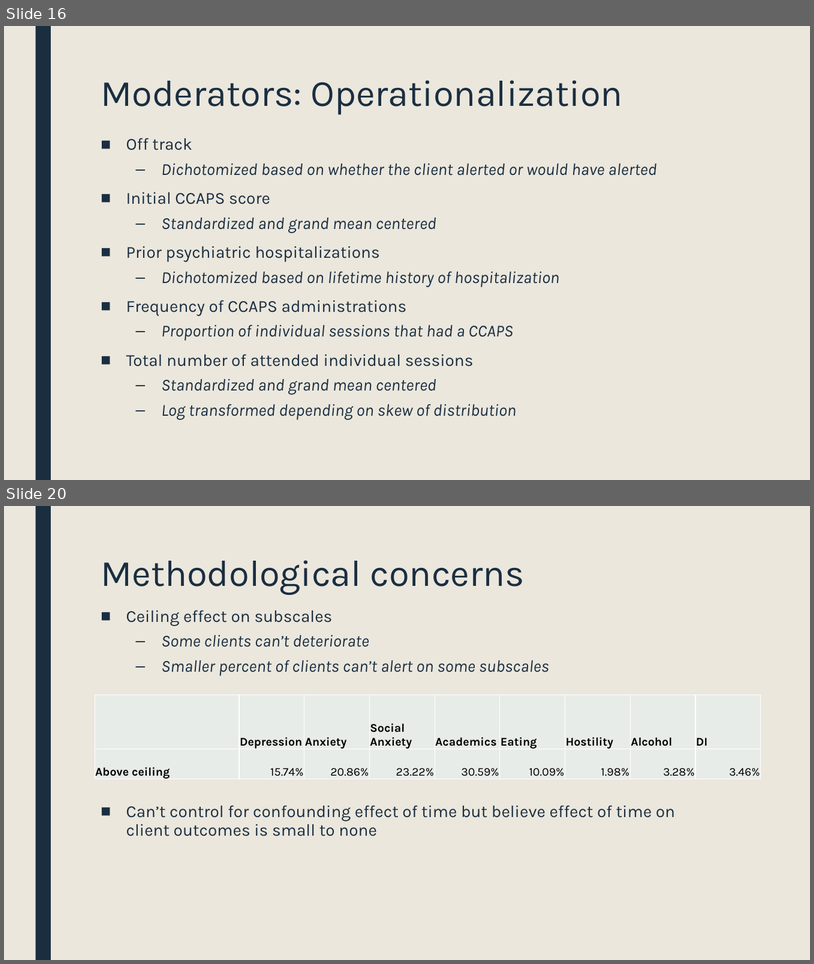
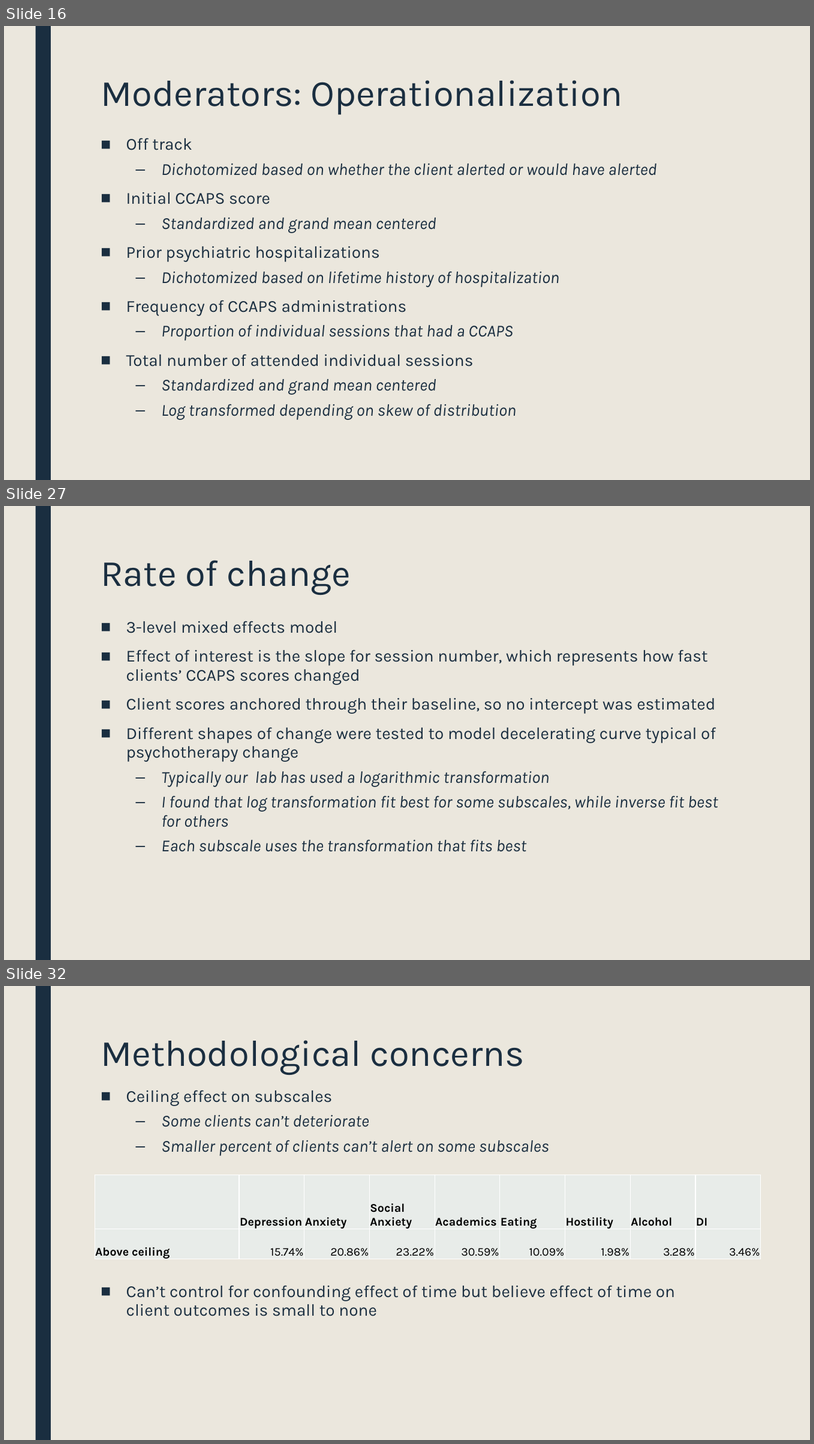
Before and after one commit to rbjanis/Dissertation, a slide deck: presentations/proposal/dissertation-proposal.pptx. Shown one above the other, each under a label of ours: slides 16 and 20 before the commit, slides 16, 27 and 32 after it; the slides between them are not shown. The pictures are 814x964 and 814x1444 pixels, drawn with LibreOffice and Linux fonts; fonts in the diff are those of the drawing. Boxes give left, top, right and bottom in pixels: in the first picture for what was removed or moved away, otherwise in the second. Text is boxed around its words. In the diff, an @@ line names an element or a change of style, - is before the commit and + after.

```diff
--- a/presentations/proposal/dissertation-proposal.pptx
+++ b/presentations/proposal/dissertation-proposal.pptx
@@ slide 27 added at box(4, 506, 810, 960), background #EBE7DD; not listed: 1 template element that a slide beside it also shows @@
@@ title added at box(101, 560, 350, 595), 44 pt, text #1A2E40 @@
+Rate of change
@@ text added at box(126, 621, 718, 852), 20 pt, text #1A2E40 @@
+■ 3-level mixed effects model
+■ Effect of interest is the slope for session number, which represents how fast clients’ CCAPS scores changed
+■ Client scores anchored through their baseline, so no intercept was estimated
+■ Different shapes of change were tested to model decelerating curve typical of psychotherapy change
+  – Typically our lab has used a logarithmic transformation
+  – I found that log transformation fit best for some subscales, while inverse fit best for others
+  – Each subscale uses the transformation that fits best
@@ what was slide 20 is now slide 32 @@
```
Also in this commit, not shown: 10 slides changed, 11 other slides added.
